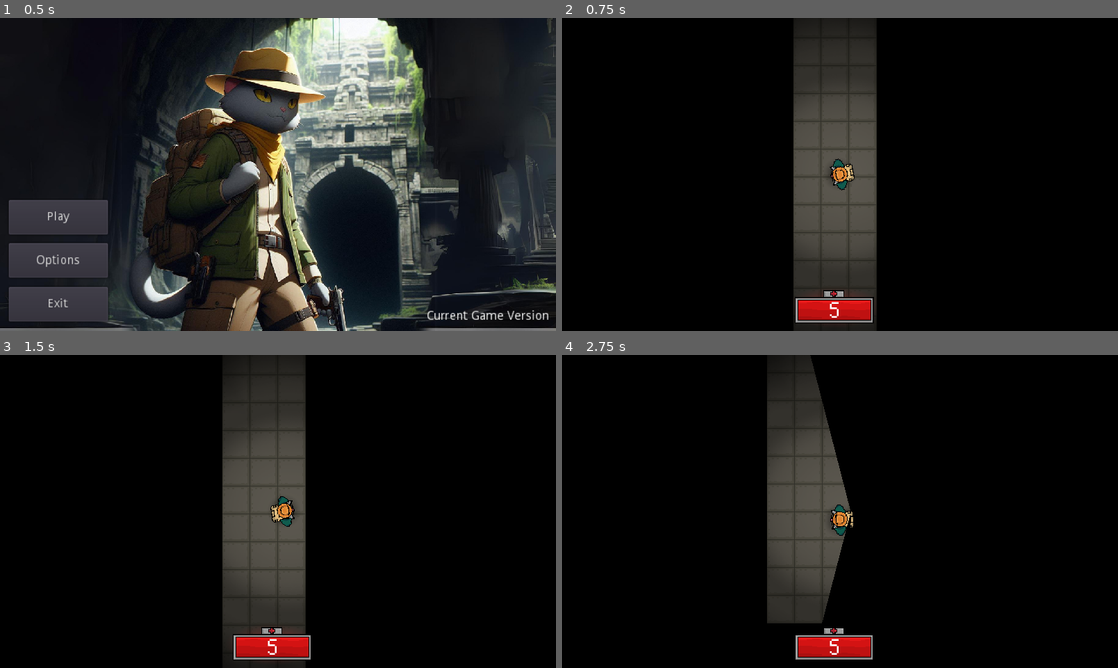
Above: before the commit, frames 1-4 (two rows, left to right).
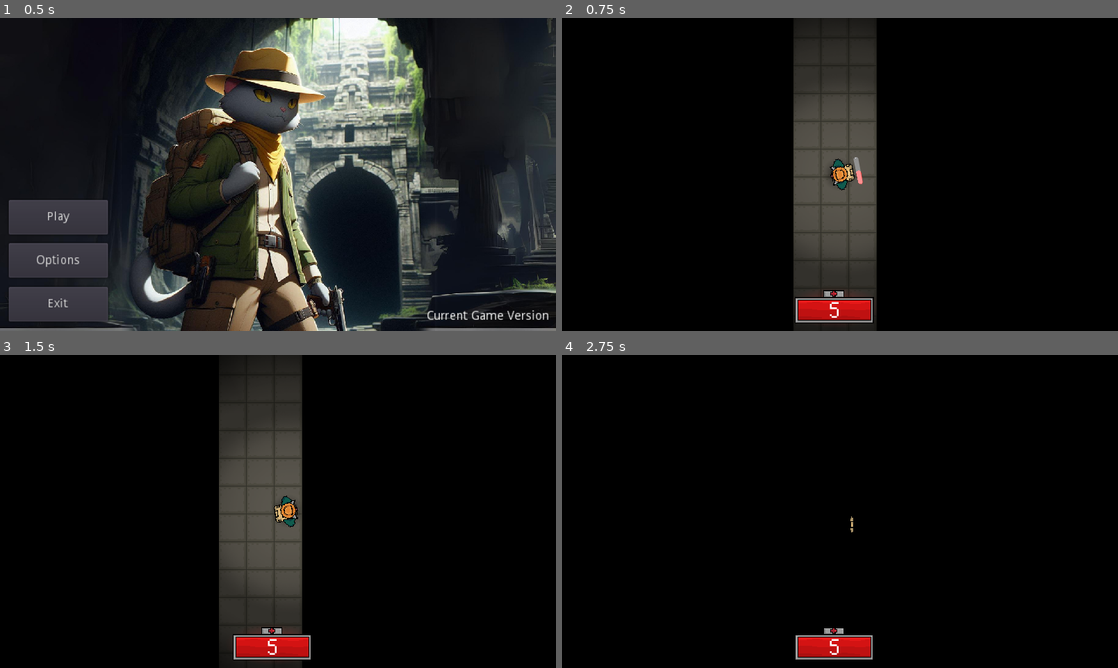
Above: after the commit, the same moments.

Repository: Wix1410/Wiktor-symulacja-pracy
Game: Godot game, scene res://MainMenu.tscn
The game is run twice, just before and just after one commit, with the same random seed, the same clock (stepped at 60 frames per second) and the same inputs.
Inputs (mouse positions are in pixels of both pictures, inside the frame that each line leads up to):
- Up to frame 1 (0.5 s): no input
- Up to frame 2 (0.75 s): click "Play" at 0.5 s
- Up to frame 3 (1.5 s): tap Enter at 1.25 s; move the mouse to (400, 495) at 1.27 s; hold Right (ui_right) from 1.28 s (still down); hold Shift from 1.28 s (still down)
- Up to frame 4 (2.75 s): tap Space at 2 s; move the mouse to (728, 527) at 2.02 s; release Right (ui_right) at 2.03 s; release Shift at 2.03 s; hold Down (ui_down) from 2.03 s (still down); tap Shift at 2.1 s

Frame 1 is identical in both runs. In frame 2, less than 0.1% of the frame differs, in the area x 52-55%, y 44-54%; in frame 3, 1.7%; in frame 4, 10%, in the area x 36-53%, y 0-86%.

Commit message:
sprint multilper, stamina > 0 i return false

Diff:
--- a/Player/Player.gd
+++ b/Player/Player.gd
@@ -19,6 +19,7 @@
 var maxStamina = 100
 var stamina = maxStamina
 var canSprint
+var sprintMultipler = 1
 
 onready var animationPlayer = $AnimationPlayer
 onready var animationTree = $AnimationTree
@@ -60,10 +61,10 @@
 
 	if input_vector != Vector2.ZERO:
 		animationState.travel("walking")
-		apply_central_impulse(input_vector*90)
+		apply_central_impulse(input_vector*90*sprintMultipler)
 		if Input.is_key_pressed(KEY_SHIFT) and CanSprint():
-			apply_central_impulse(input_vector*90)
-			stamina =- sprintBar.step
+			sprintMultipler = 1.5
+			sprintBar.visible = true
 		else:
 			sprintBar.visible = false
 	else:
@@ -136,7 +137,8 @@
 	explosion.global_rotation = global_rotation
 
 func CanSprint():
-	if stamina == maxStamina or stamina > 0:
-		canSprint = true
+	if stamina > 0:
+		stamina =- sprintBar.step
+		return true
 	else:
-		canSprint = false
+		return false
--- a/Player/Player.tscn
+++ b/Player/Player.tscn
@@ -396,7 +396,6 @@
 position = Vector2( 23, 0 )
 
 [node name="SprintBar" type="ProgressBar" parent="Sprite"]
-visible = false
 margin_left = -19.0
 margin_top = -15.0
 margin_right = 12.0
